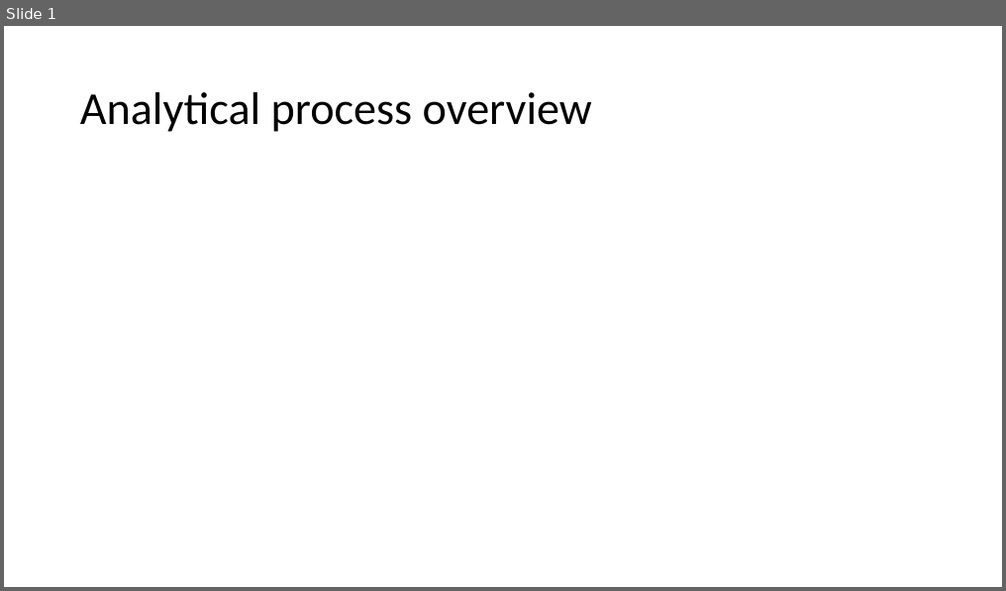
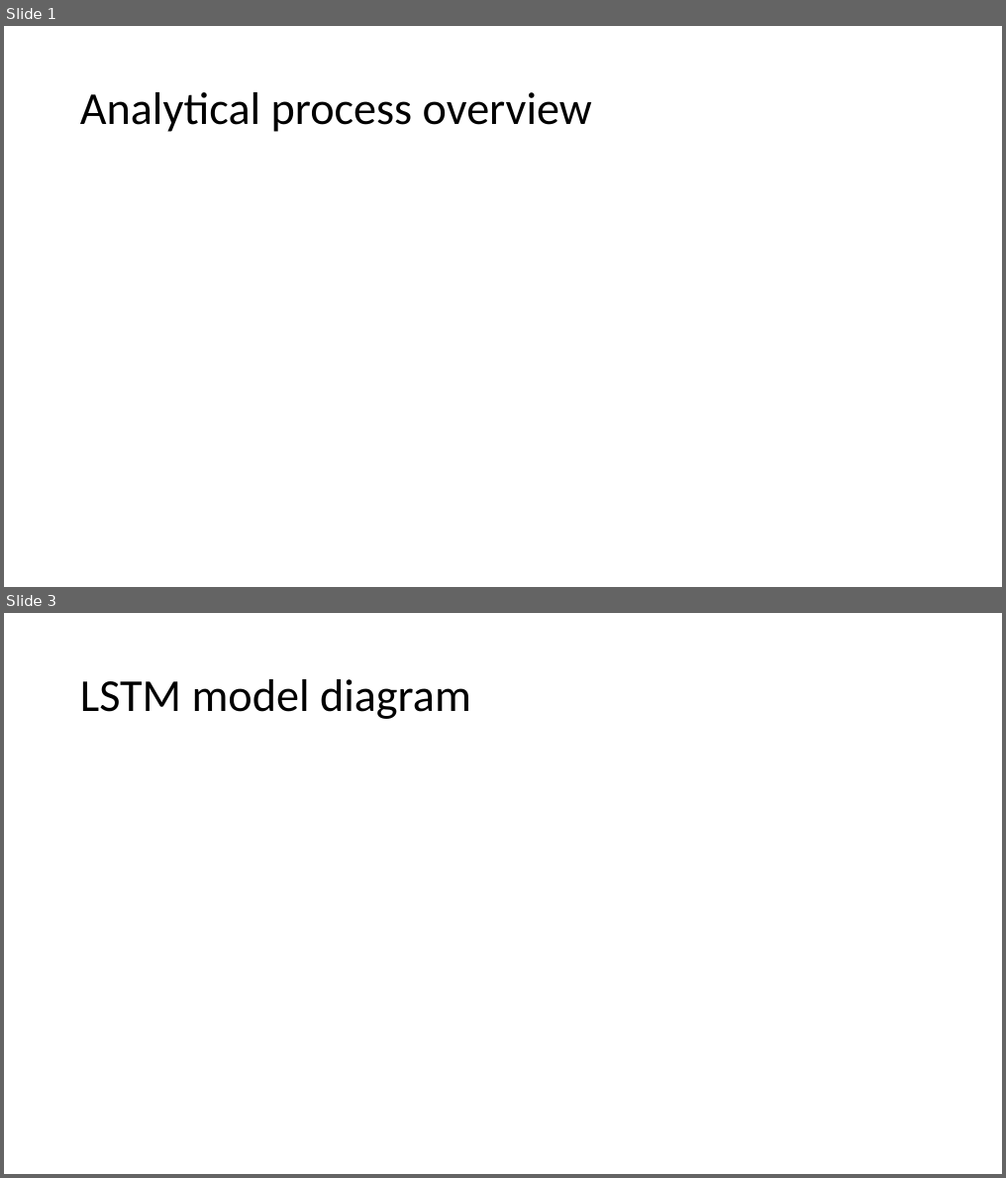
Before and after one commit to gpalazzo/crypto_msc_thesis, a slide deck: assets/diagrams.pptx. Shown one above the other, each under a label of ours: slide 1 before the commit, slides 1 and 3 after it; the slides between them are not shown. The pictures are 1006x591 and 1006x1178 pixels, drawn with LibreOffice and Linux fonts; fonts in the diff are those of the drawing. Boxes give left, top, right and bottom in pixels: in the first picture for what was removed or moved away, otherwise in the second. Text is boxed around its words. In the diff, an @@ line names an element or a change of style, - is before the commit and + after.

```diff
--- a/assets/diagrams.pptx
+++ b/assets/diagrams.pptx
@@ slide 3 added at (4,613,1002,1174), background #FFFFFF @@
@@ title added at (80,679,471,719), 44 pt, text #000000 @@
+LSTM model diagram
```
Also in this commit, not shown: 1 slide changed, 1 other slide added, 7 other files.
